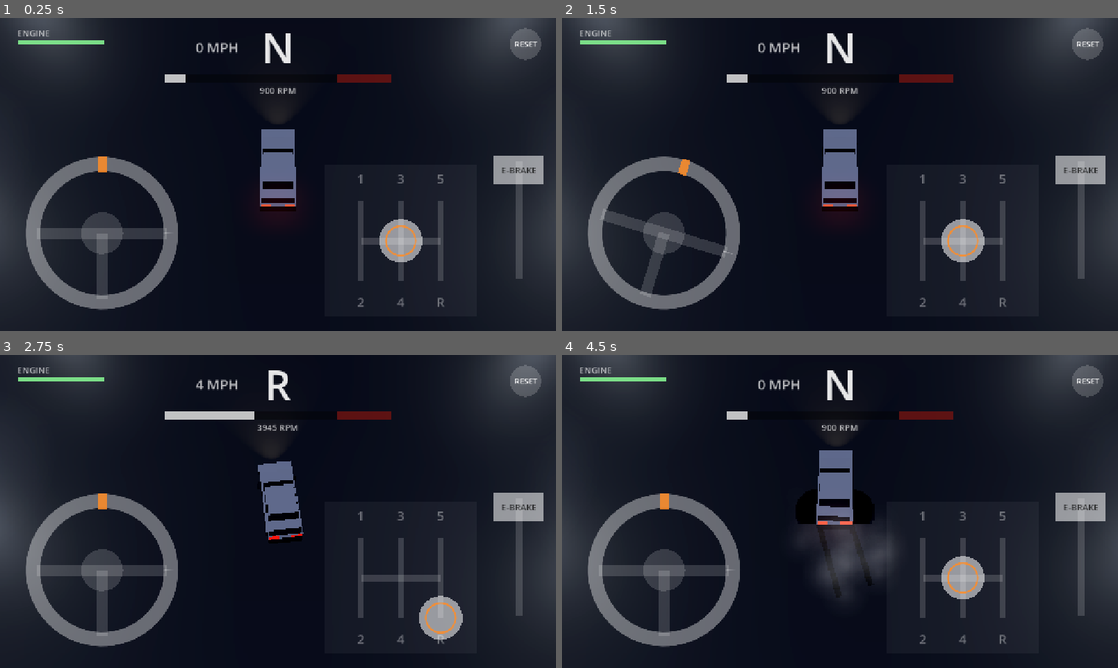
Above: before the commit, frames 1-4 (two rows, left to right).
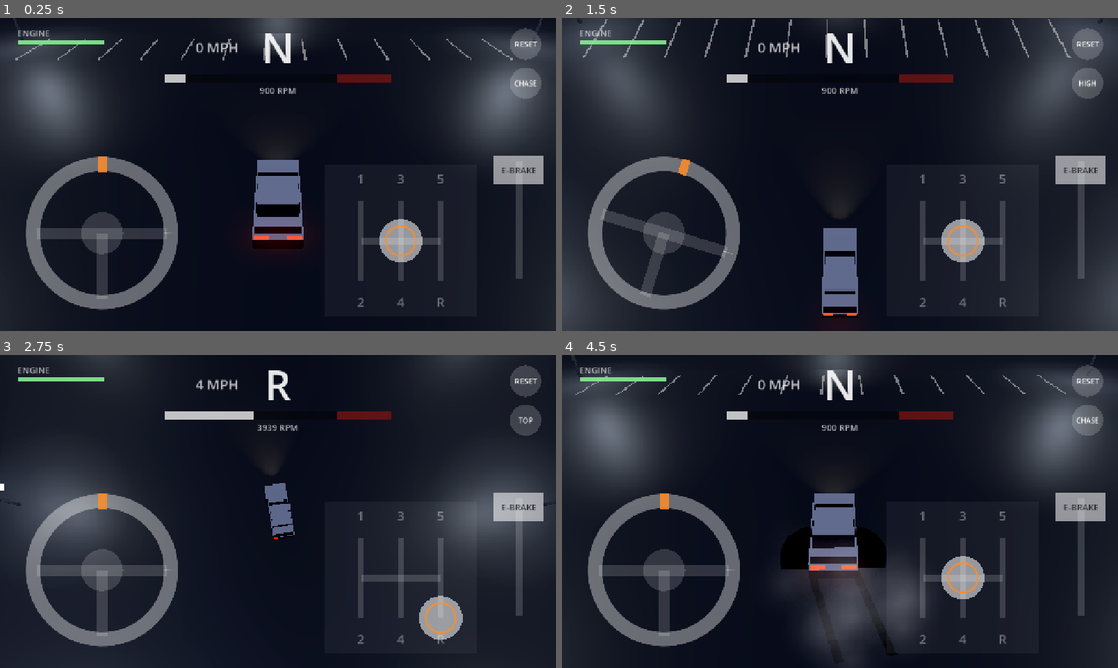
Above: after the commit, the same moments.

Repository: StoneColdOS/stick-drift
Game: Godot game, scene res://scenes/main.tscn
The game is run twice, just before and just after one commit, with the same random seed, the same clock (stepped at 60 frames per second) and the same inputs.
Inputs (mouse positions are in pixels of both pictures, inside the frame that each line leads up to):
- Up to frame 1 (0.25 s): no input
- Up to frame 2 (1.5 s): tap Enter (reset) at 0.5 s; move the mouse to (962, 158) at 0.52 s; hold D (steer_right) 0.53-1.25 s; tap C (camera, bound only after the commit) at 0.6 s; click (962, 158) at 0.67 s; drag from (728, 190) to (812, 237) at 1.27 s
- Up to frame 3 (2.75 s): move the mouse to (333, 442) at 2.02 s; hold D (steer_right) from 2.03 s (still down); tap R (gear_r) at 2.1 s; tap C (camera, bound only after the commit) at 2.3 s
- Up to frame 4 (4.5 s): release D (steer_right) at 2.75 s; drag from (812, 574) to (673, 464) at 2.77 s; move the mouse to (1006, 558) at 3.52 s; hold A (steer_left) 3.53-4.25 s; tap 0 at 3.6 s; tap C (camera, bound only after the commit) at 3.8 s; tap Enter (reset) at 4.15 s; drag from (673, 464) to (756, 433) at 4.27 s

The runs differ from the first frame. In frame 1, 13% of the frame differs, in the area x 0-100%, y 0-77%; in frame 2, 9.6%; in frame 3, 11%; in frame 4, 19%, in the area x 0-100%, y 0-100%.

Commit message:
More forgiving handling, chase camera, home-screen full screen, shift haptics
- Countersteer assist and a spin guard (car resists spinning past ~35° slip)
- Engine damage slower: limiter takes ~25s, money shift threshold raised
- Walls scrape instead of grabbing
- New default chase camera aimed down the road; CAM button cycles chase/high/top
- PWA enabled so Add to Home Screen opens full screen on iPhone; app icon
- Buzz on gear changes (Android vibration, iOS 18 switch haptic on finger lift)

Co-Authored-By: Claude Opus 5.5 <noreply@anthropic.com>
Claude-Session: https://claude.ai/code/session_01X5D3N9oUK59uFhYSHv3wU5

Diff:
--- a/project.godot
+++ b/project.godot
@@ -9,6 +9,7 @@
 config/description="Night drifting with a real stick."
 run/main_scene="res://scenes/main.tscn"
 config/features=PackedStringArray("4.7", "Mobile")
+config/icon="res://icon.png"
 
 [display]
 
--- a/scripts/car.gd
+++ b/scripts/car.gd
@@ -24,13 +24,16 @@
 var rear_axle := -1.2
 var max_steer_angle := 42.0
 var steer_speed := 260.0          ## degrees per second the front wheels can turn
+var countersteer_assist := 0.3    ## 0 = off. Helps catch slides by adding some countersteer for you
 
 # --- Tires
 var front_grip := 1.2
 var rear_grip := 0.9
-var min_rear_lateral_share := 0.3 ## rear keeps this much side grip at full wheelspin, so drifts stay catchable
+var min_rear_lateral_share := 0.38## rear keeps this much side grip at full wheelspin, so drifts stay catchable
 var handbrake_grip_scale := 0.3
 var handbrake_brake := 0.3
+var base_angular_damp := 0.7
+var spin_guard := 0.8              ## past ~35° of slip the rear grips back up, up to this share. Lower = easier to spin
 
 # --- Resistance
 var rolling_resistance := 0.25    ## m/s^2
@@ -64,12 +67,12 @@
 	linear_damp_mode = RigidBody3D.DAMP_MODE_REPLACE
 	linear_damp = 0.0
 	angular_damp_mode = RigidBody3D.DAMP_MODE_REPLACE
-	angular_damp = 0.5
+	angular_damp = base_angular_damp
 	continuous_cd = true
 	can_sleep = false
 	var pm := PhysicsMaterial.new()
-	pm.friction = 0.1
-	pm.bounce = 0.15
+	pm.friction = 0.0  # scrape along walls instead of sticking
+	pm.bounce = 0.05
 	physics_material_override = pm
 
 	var shape := CollisionShape3D.new()
@@ -113,7 +116,10 @@
 		gear = requested
 		gear_changed.emit(old, gear)
 
-	var target_steer: float = (input.steer if input else 0.0) * max_steer_angle
+	var steer_in: float = input.steer if input else 0.0
+	if absf(slip_angle) > 10.0:
+		steer_in = clampf(steer_in - countersteer_assist * clampf(slip_angle / 45.0, -1.0, 1.0), -1.0, 1.0)
+	var target_steer: float = steer_in * max_steer_angle
 	steer_angle = move_toward(steer_angle, target_steer, steer_speed * dt)
 
 	var fwd := forward()
@@ -174,7 +180,11 @@
 		long_f = clampf(long_f - signf(r_long) * brake, -rear_max, rear_max)
 
 	var lat_avail := sqrt(maxf(0.0, rear_max * rear_max - long_f * long_f))
-	lat_avail = maxf(lat_avail, rear_max * min_rear_lateral_share)
+	var guard_t := clampf(inverse_lerp(35.0, 70.0, absf(slip_angle)), 0.0, 1.0)
+	var guard := lerpf(min_rear_lateral_share, maxf(spin_guard, min_rear_lateral_share), guard_t)
+	# Past ~35° the car also resists rotating further, so a big flick doesn't turn into a spin.
+	angular_damp = lerpf(base_angular_damp, base_angular_damp + spin_guard * 5.0, guard_t)
+	lat_avail = maxf(lat_avail, rear_max * guard)
 	var r_want := -r_lat * stiffness
 	var r_force := clampf(r_want, -lat_avail, lat_avail)
 	var sliding := absf(r_want) > lat_avail
@@ -195,9 +205,9 @@
 		apply_central_force(-dir * resist)
 
 	# ---- Drift state
-	if speed > 3.0 and vf > 0.0:
+	if speed > 3.0:
 		slip_angle = rad_to_deg(fwd.signed_angle_to(v, Vector3.UP))
-		drifting = speed > 5.0 and absf(slip_angle) > 12.0
+		drifting = vf > 0.0 and speed > 5.0 and absf(slip_angle) > 12.0
 	else:
 		slip_angle = 0.0
 		drifting = false
--- a/scripts/chase_camera.gd
+++ b/scripts/chase_camera.gd
@@ -1,27 +1,38 @@
 extends Camera3D
-## Semi top-down chase cam. It turns toward where the car is *going* (its velocity), not where it's
-## pointing, so in a drift you see the car swing sideways in front of you.
+## Chase cam with a few angles (the CAM button cycles them). It turns toward where the car is
+## *going* (its velocity), so in a drift you see the car swing sideways while the road ahead
+## stays in view. The car sits low on screen so most of the view is road ahead.
+
+const VIEWS := [
+	{"name": "CHASE", "pitch": 36.0, "distance": 16.0, "ahead": 0.3, "max_ahead": 7.0, "lift": 3.0, "rotate": true},
+	{"name": "HIGH", "pitch": 55.0, "distance": 22.0, "ahead": 0.5, "max_ahead": 12.0, "lift": 6.0, "rotate": true},
+	{"name": "TOP", "pitch": 80.0, "distance": 30.0, "ahead": 0.45, "max_ahead": 12.0, "lift": 0.0, "rotate": false},
+]
 
 var car  ## car.gd
-var pitch := 58.0
-var distance := 22.0
-var speed_zoom := 0.18
-var look_ahead := 0.35
-var max_look_ahead := 8.0
+var view := 0
+var speed_zoom := 0.12
 var follow_sharpness := 6.0
-var yaw_sharpness := 2.2
-var rotate_with_car := true  ## off = fixed north-up view like classic top-down drift games
+var yaw_sharpness := 2.6
 
 var _yaw := 0.0
 var _focus := Vector3.ZERO
 
 
 func _ready() -> void:
-	fov = 38.0
+	fov = 45.0
 	near = 0.3
 	far = 300.0
 	if car:
 		snap()
+
+
+func view_name() -> String:
+	return VIEWS[view].name
+
+
+func cycle() -> void:
+	view = (view + 1) % VIEWS.size()
 
 
 func snap() -> void:
@@ -33,22 +44,28 @@
 func _process(dt: float) -> void:
 	if car == null:
 		return
+	var cfg: Dictionary = VIEWS[view]
 	var v: Vector3 = car.linear_velocity
 	v.y = 0.0
-	var ahead := (v * look_ahead).limit_length(max_look_ahead)
+
+	# Aim ahead of the car: along its velocity, plus a fixed lift in the direction we're facing,
+	# so the car sits in the lower part of the screen.
+	var heading := Vector3(-sin(_yaw), 0.0, -cos(_yaw))
+	var ahead: Vector3 = (v * float(cfg.ahead)).limit_length(cfg.max_ahead) + heading * float(cfg.lift)
 	_focus = _focus.lerp(car.global_position + ahead, 1.0 - exp(-follow_sharpness * dt))
 
-	if rotate_with_car:
+	if cfg.rotate:
 		var target_yaw: float = car.global_rotation.y
 		if v.length() > 3.0 and car.forward_speed > 0.0:
 			target_yaw = atan2(-v.x, -v.z)
 		_yaw = lerp_angle(_yaw, target_yaw, 1.0 - exp(-yaw_sharpness * dt))
 	else:
-		_yaw = 0.0
+		_yaw = lerp_angle(_yaw, 0.0, 1.0 - exp(-yaw_sharpness * dt))
 	_place(v.length())
 
 
 func _place(spd: float) -> void:
-	var b := Basis.from_euler(Vector3(deg_to_rad(-pitch), _yaw, 0.0))
-	var d := distance + spd * speed_zoom
+	var cfg: Dictionary = VIEWS[view]
+	var b := Basis.from_euler(Vector3(deg_to_rad(-float(cfg.pitch)), _yaw, 0.0))
+	var d: float = float(cfg.distance) + spd * speed_zoom
 	global_transform = Transform3D(b, _focus + b.z * d)
--- /dev/null
+++ b/scripts/haptics.gd
@@ -0,0 +1,15 @@
+extends RefCounted
+## Little buzzes for gear changes.
+##   Android / Thor APK: real vibration.
+##   Web on Android: navigator.vibrate.
+##   Web on iPhone: Safari has no vibration API. iOS 18+ gives a haptic tick when a "switch"
+##   checkbox is toggled by a real touch, so the page queues one and fires it on the next finger
+##   lift (see html/head_include in export_presets.cfg). That means it lands when you let go of
+##   the shifter, not mid-throw.
+
+
+static func buzz(ms := 25) -> void:
+	if OS.has_feature("web"):
+		JavaScriptBridge.eval("window.sdHaptic && window.sdHaptic.request(%d)" % ms, true)
+	elif OS.has_feature("mobile"):
+		Input.vibrate_handheld(ms)
--- a/scripts/main.gd
+++ b/scripts/main.gd
@@ -13,6 +13,7 @@
 const ChaseCamera := preload("res://scripts/chase_camera.gd")
 const TouchControls := preload("res://scripts/touch_controls.gd")
 const Hud := preload("res://scripts/hud.gd")
+const Haptics := preload("res://scripts/haptics.gd")
 
 const NIGHT_SKY := Color(0.035, 0.045, 0.08)
 const PIXEL_SHRINK := 3  ## 720 / 3 = 240 pixel-tall world. Lower = sharper, higher = chunkier.
@@ -56,6 +57,7 @@
 	car.name = "Car"
 	car.input = input
 	world.add_child(car)
+	car.engine_blown.connect(func(): Haptics.buzz(300))
 	car.global_transform = town.spawn
 	car._spawn = town.spawn
 	var model := CarModel.new()
@@ -78,6 +80,7 @@
 	touch = TouchControls.new()
 	touch.input = input
 	touch.car = car
+	touch.camera = camera
 	ui.add_child(touch)
 
 
@@ -123,6 +126,8 @@
 		var i := SEQUENCE.find(input.gear)
 		i += 1 if Input.is_action_just_pressed("shift_up") else -1
 		touch.snap_to_gear(SEQUENCE[clampi(i, 0, SEQUENCE.size() - 1)])
+	if Input.is_action_just_pressed("camera"):
+		camera.cycle()
 	if Input.is_action_just_pressed("reset"):
 		if car.motor.is_blown():
 			car.repair_engine()
@@ -140,6 +145,7 @@
 	_key("gear_n", [KEY_N, KEY_0])
 	_key("gear_r", [KEY_R])
 	_key("reset", [KEY_ENTER])
+	_key("camera", [KEY_C])
 	_key("shift_up", [])
 	_key("shift_down", [])
 
@@ -150,6 +156,7 @@
 	_button("shift_up", JOY_BUTTON_RIGHT_SHOULDER)
 	_button("shift_down", JOY_BUTTON_LEFT_SHOULDER)
 	_button("reset", JOY_BUTTON_START)
+	_button("camera", JOY_BUTTON_Y)
 
 
 func _ensure(action: String) -> void:
--- a/scripts/motor.gd
+++ b/scripts/motor.gd
@@ -21,9 +21,9 @@
 var redline_rpm := 7600.0        ## tach turns red, SHIFT! warning
 var peak_torque := 150.0
 var damage_rpm := 7900.0         ## above this the engine slowly wears (sitting on the limiter)
-var sustained_damage := 0.6      ## health per second, per 1000 rpm over damage_rpm
-var money_shift_rpm := 9400.0    ## above this you've money-shifted
-var money_shift_damage := 2.5    ## extra health per second, per 1000 rpm over money_shift_rpm
+var sustained_damage := 0.2      ## health per second, per 1000 rpm over damage_rpm
+var money_shift_rpm := 9800.0    ## above this you've money-shifted
+var money_shift_damage := 1.5    ## extra health per second, per 1000 rpm over money_shift_rpm
 
 var rpm := 900.0
 var health := 1.0
--- a/scripts/touch_controls.gd
+++ b/scripts/touch_controls.gd
@@ -8,6 +8,7 @@
 
 const Gate := preload("res://scripts/shifter_gate.gd")
 const Gearbox := preload("res://scripts/gearbox.gd")
+const Haptics := preload("res://scripts/haptics.gd")
 
 const GHOST := Color(1, 1, 1, 0.38)
 const GHOST_STRONG := Color(1, 1, 1, 0.55)
@@ -15,7 +16,7 @@
 const ACCENT := Color(1.0, 0.55, 0.15, 0.85)
 
 const WHEEL_R := 175.0
-const WHEEL_MAX := 150.0        ## degrees each way for full lock
+const WHEEL_MAX := 120.0        ## degrees each way for full lock
 const WHEEL_RETURN := 600.0     ## self-centering, degrees per second
 const UNIT := 92.0              ## shifter gate unit in pixels
 const KNOB_FOLLOW := 30.0       ## gate units per second while dragging
@@ -24,6 +25,7 @@
 
 var input   ## car_input.gd
 var car     ## car.gd
+var camera  ## chase_camera.gd
 var kb_steer := 0.0      ## keyboard / gamepad, set by main.gd each frame
 var kb_handbrake := 0.0
 
@@ -33,6 +35,7 @@
 var lever_x := 0.0
 var lever_top := 0.0
 var reset_pos := Vector2.ZERO
+var cam_pos := Vector2.ZERO
 var engine_btn := Rect2()
 
 # Wheel
@@ -67,6 +70,7 @@
 	lever_top = s.y - 80 - LEVER_TRAVEL - 60
 	shifter_center = Vector2(s.x - 210 - UNIT * 1.6, s.y - 60 - UNIT * 1.6)
 	reset_pos = Vector2(s.x - 70, 60)
+	cam_pos = Vector2(s.x - 70, 150)
 	engine_btn = Rect2(s.x / 2 - 170, s.y / 2 + 40, 340, 80)
 	queue_redraw()
 
@@ -92,6 +96,10 @@
 func _down(finger: int, pos: Vector2) -> void:
 	if car and car.motor.is_blown() and engine_btn.has_point(pos):
 		car.repair_engine()
+		return
+	if pos.distance_to(cam_pos) < 45:
+		if camera:
+			camera.cycle()
 		return
 	if pos.distance_to(reset_pos) < 45:
 		if car:
@@ -157,8 +165,12 @@
 
 
 func _apply_gear() -> void:
-	if input:
-		input.gear = Gate.gear_at(knob)
+	if input == null:
+		return
+	var g := Gate.gear_at(knob)
+	if g != input.gear and g != 0:
+		Haptics.buzz()
+	input.gear = g
 
 
 func _to_gate(pos: Vector2) -> Vector2:
@@ -211,6 +223,11 @@
 	draw_circle(reset_pos, 36, Color(1, 1, 1, 0.18))
 	draw_string(font, reset_pos + Vector2(-36, 7), "RESET", HORIZONTAL_ALIGNMENT_CENTER, 72, 18, Color.WHITE)
 
+	# Camera
+	draw_circle(cam_pos, 36, Color(1, 1, 1, 0.18))
+	var cam_label: String = camera.view_name() if camera else "CAM"
+	draw_string(font, cam_pos + Vector2(-36, 7), cam_label, HORIZONTAL_ALIGNMENT_CENTER, 72, 16, Color.WHITE)
+
 	# New engine button (only when blown; the HUD draws the panel behind it)
 	if car and car.motor.is_blown():
 		draw_rect(engine_btn, Color(1, 1, 1, 0.25))
--- a/tests/test_drive.gd
+++ b/tests/test_drive.gd
@@ -91,12 +91,12 @@
 	var drift_time := 0.0
 	Input.action_press("steer_right")
 	Input.action_press("ebrake")
-	for i in 50:
+	for i in 80:
 		await physics_frame
 	Input.action_release("ebrake")
 	for i in 360:  # simple countersteer: steer against the slide
 		await physics_frame
-		var want := clampf(-car.slip_angle / 45.0, -1.0, 1.0) if i > 15 else 1.0
+		var want := clampf(-car.slip_angle / 70.0, -1.0, 1.0) if i > 15 else 1.0
 		Input.action_release("steer_left")
 		Input.action_release("steer_right")
 		if want > 0.0:
@@ -109,6 +109,22 @@
 	Input.action_release("steer_left")
 	Input.action_release("steer_right")
 	drifted = drift_time > 1.5
+	# Let go of the wheel mid-slide: the assist and spin guard should save it.
+	main.touch.snap_to_gear(0)
+	car.reset_to_spawn()
+	await _secs(0.5)
+	main.touch.snap_to_gear(2)
+	await _secs(2.5)
+	Input.action_press("steer_right")
+	Input.action_press("ebrake")
+	await _secs(0.6)
+	Input.action_release("ebrake")
+	Input.action_release("steer_right")
+	var worst := 0.0
+	for i in 360:
+		await physics_frame
+		worst = maxf(worst, absf(car.slip_angle))
+	_check(worst < 80.0, "Letting go of the wheel mid-drift doesn't spin you out (max %.0f°)" % worst)
 	_check(drifted, "E-brake + countersteer holds a drift (%.1fs, max %.0f°)" % [drift_time, max_slip])
 	await _secs(0.5)
 	_check(main.hud.drift_points > 0.0 or main.hud.best > 0.0, "Drifting scores points")
Binary file changed: docs/screenshots/drift.png
Not shown, added: docs/screenshots/drift.png.import
Binary file changed: docs/screenshots/parked.png
Not shown, added: docs/screenshots/parked.png.import
Not shown, changed: export_presets.cfg
Binary file added: icon.png
Not shown, added: icon.png.import
Binary file added: icons/icon_144.png
Not shown, added: icons/icon_144.png.import
Binary file added: icons/icon_180.png
Not shown, added: icons/icon_180.png.import
Binary file added: icons/icon_512.png
(and 4 more such lines)
